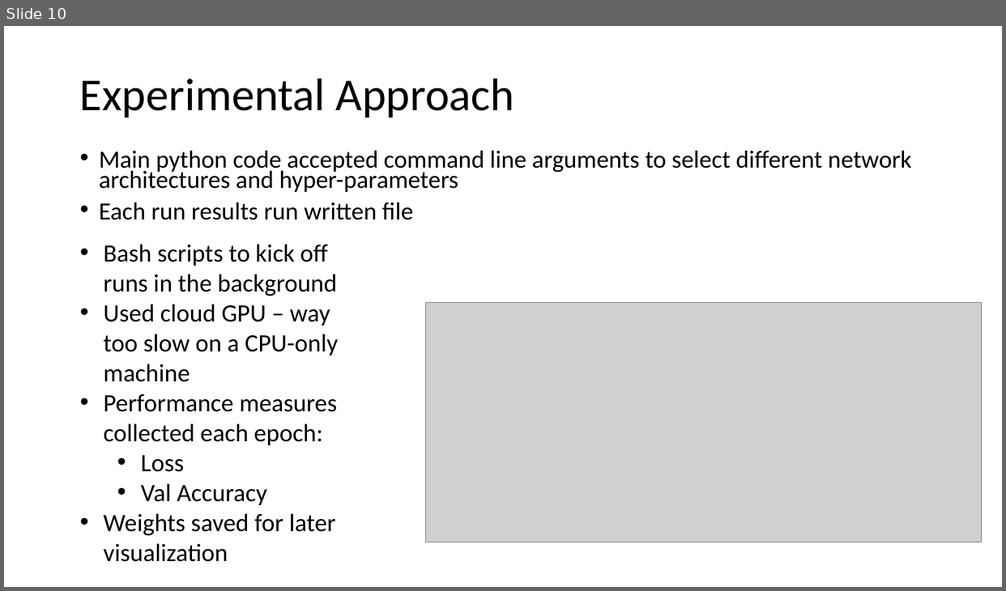
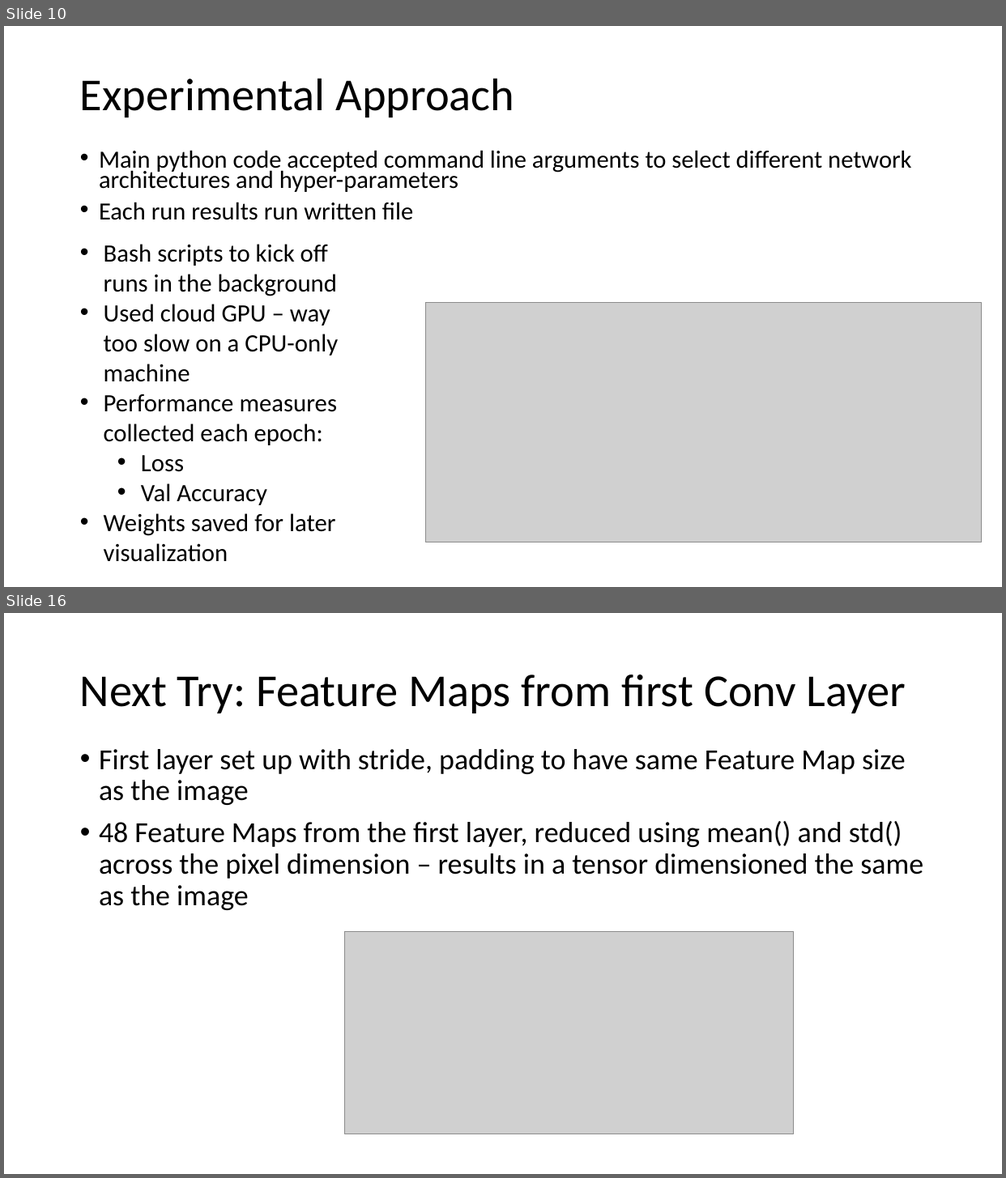
Before and after one commit to BillGrieser-GW/Final-Project-Group-7, a slide deck: Final-Group-Presentation/Group7.pptx. Shown one above the other, each under a label of ours: slide 10 before the commit, slides 10 and 16 after it; the slides between them are not shown. The pictures are 1006x591 and 1006x1178 pixels, drawn with LibreOffice and Linux fonts; fonts in the diff are those of the drawing; grey boxes stand for pictures. Boxes give left, top, right and bottom in pixels: in the first picture for what was removed or moved away, otherwise in the second. Text is boxed around its words. In the diff, an @@ line names an element or a change of style, - is before the commit and + after.

```diff
--- a/Final-Group-Presentation/Group7.pptx
+++ b/Final-Group-Presentation/Group7.pptx
@@ slide 16 added at (x1=4, y1=613, x2=1002, y2=1174), background #FFFFFF @@
@@ title added at (x1=80, y1=675, x2=906, y2=713), 44 pt, text #000000 @@
+Next Try: Feature Maps from first Conv Layer
@@ text added at (x1=99, y1=749, x2=923, y2=910), 28 pt, text #000000 @@
+• First layer set up with stride, padding to have same Feature Map size as the image
+• 48 Feature Maps from the first layer, reduced using mean() and std() across the pixel dimension – results in a tensor dimensioned the same as the image
@@ picture added at (x1=345, y1=932, x2=794, y2=1135) @@
```
Also in this commit, not shown: 1 slide changed, 17 other slides added.
